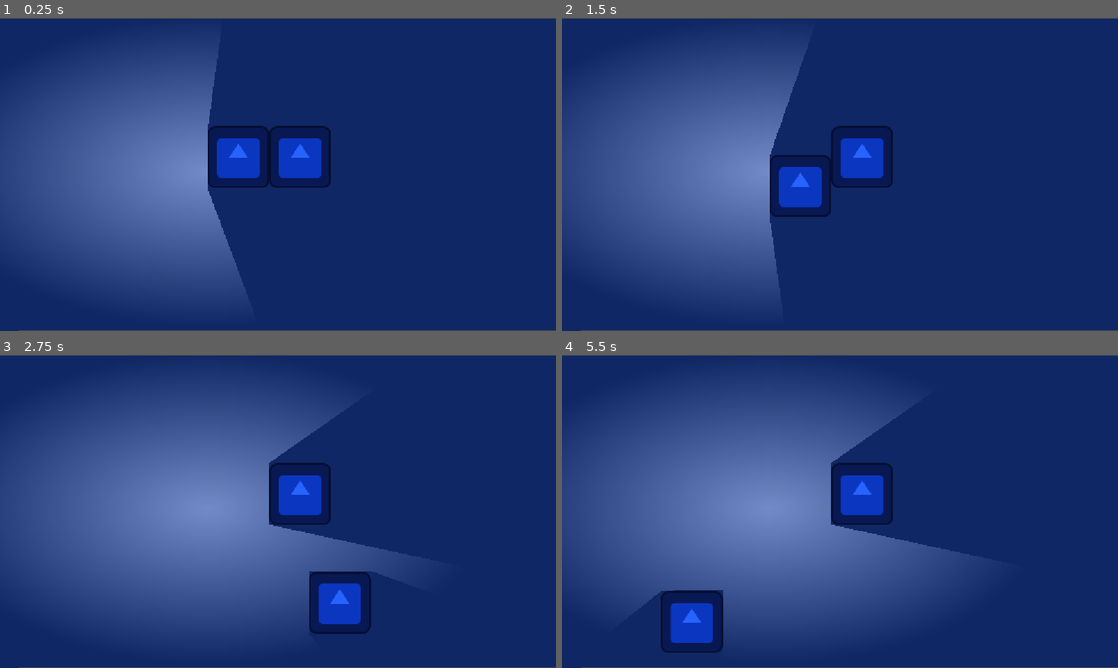
Above: before the commit, frames 1-4 (two rows, left to right).
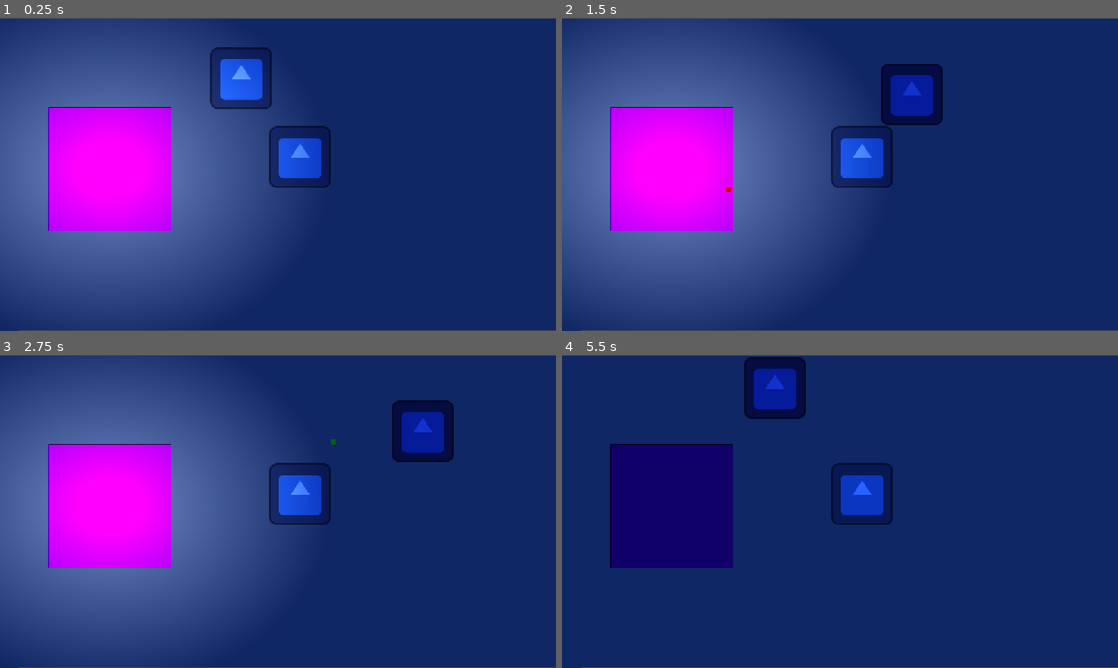
Above: after the commit, the same moments.

Repository: JanuF/Project_JL
Game: Godot game, scene res://Main.tscn
Same seed, same stepped clock (60 frames per second), same inputs: the game is played once before the commit and once after it. The engine's default icon, where the game draws it, is replaced by a stand-in: a white triangle on a blue panel in a dark square.
Inputs (mouse positions are in pixels of both pictures, inside the frame that each line leads up to):
- Up to frame 1 (0.25 s): no input
- Up to frame 2 (1.5 s): tap Enter at 0.5 s; move the mouse to (962, 158) at 0.52 s; hold D (right) 0.53-1.28 s; right-click (962, 158) at 0.6 s; click (962, 158) at 0.8 s; move the mouse to (728, 190) at 1.27 s; hold S (down) from 1.28 s (still down); click (728, 190) at 1.35 s
- Up to frame 3 (2.75 s): right-click (166, 527) at 1.55 s; move the mouse to (333, 442) at 2.02 s; release S (down) at 2.03 s; hold D (right) from 2.03 s (still down); right-click (333, 442) at 2.1 s; click (333, 442) at 2.3 s
- Up to frame 4 (5.5 s): move the mouse to (812, 574) at 2.77 s; release D (right) at 2.78 s; hold W (up) 2.78-3.53 s; click (812, 574) at 2.85 s; right-click (812, 574) at 3.05 s; move the mouse to (1006, 558) at 3.52 s; hold A (left) 3.53-5.03 s; right-click (1006, 558) at 3.6 s; click (1006, 558) at 3.8 s; move the mouse to (673, 464) at 4.27 s; click (673, 464) at 4.35 s; right-click (673, 464) at 4.55 s; move the mouse to (867, 511) at 5.02 s; hold S (down) from 5.03 s (still down); right-click (867, 511) at 5.1 s; click (867, 511) at 5.3 s

The runs differ from the first frame. In frame 1, 23% of the frame differs, in the area x 0-56%, y 5-87%; in frame 2, 24%; in frame 3, 30%; in frame 4, 38%, in the area x 0-73%, y 0-96%.

Commit message:
Added shooting lights, added light objects #13

Diff:
--- /dev/null
+++ b/kurayami/Light.tscn
@@ -0,0 +1,34 @@
+[gd_scene format=3 uid="uid://c0mtk5vrsmtsl"]
+
+[ext_resource type="Script" uid="uid://byexaj0qpot40" path="res://scripts/light.gd" id="1_v1p71"]
+
+[sub_resource type="NoiseTexture2D" id="NoiseTexture2D_qrgxw"]
+
+[sub_resource type="Gradient" id="Gradient_mla15"]
+colors = PackedColorArray(1, 1, 1, 1, 0, 0, 0, 1)
+
+[sub_resource type="GradientTexture2D" id="GradientTexture2D_lw856"]
+gradient = SubResource("Gradient_mla15")
+fill = 1
+fill_from = Vector2(0.5, 0.5)
+fill_to = Vector2(0.5, 0)
+
+[sub_resource type="RectangleShape2D" id="RectangleShape2D_q2e6p"]
+size = Vector2(511, 509)
+
+[node name="Light" type="Node2D" unique_id=1749419172]
+scale = Vector2(0.5, 0.5)
+script = ExtResource("1_v1p71")
+
+[node name="Sprite2D" type="Sprite2D" parent="." unique_id=1243207954]
+texture = SubResource("NoiseTexture2D_qrgxw")
+
+[node name="PointLight2D" type="PointLight2D" parent="." unique_id=983901837]
+scale = Vector2(29.159985, 23.880003)
+texture = SubResource("GradientTexture2D_lw856")
+
+[node name="StaticBody2D" type="StaticBody2D" parent="." unique_id=1380609017]
+
+[node name="CollisionShape2D" type="CollisionShape2D" parent="StaticBody2D" unique_id=776033605]
+position = Vector2(1.5, 1.5)
+shape = SubResource("RectangleShape2D_q2e6p")
--- a/kurayami/Main.tscn
+++ b/kurayami/Main.tscn
@@ -2,16 +2,7 @@
 
 [ext_resource type="Texture2D" uid="uid://dn7rxehp8wtgm" path="res://icon.svg" id="1_glv2v"]
 [ext_resource type="PackedScene" uid="uid://ppx3icbnsgrr" path="res://Player.tscn" id="1_uu6xs"]
-
-[sub_resource type="Gradient" id="Gradient_glv2v"]
-offsets = PackedFloat32Array(0, 0.99698794)
-colors = PackedColorArray(1, 1, 1, 1, 0, 0, 0, 1)
-
-[sub_resource type="GradientTexture2D" id="GradientTexture2D_uu6xs"]
-gradient = SubResource("Gradient_glv2v")
-fill = 1
-fill_from = Vector2(0.51086956, 0.49565217)
-fill_to = Vector2(0, 0.49130434)
+[ext_resource type="PackedScene" uid="uid://c0mtk5vrsmtsl" path="res://Light.tscn" id="2_r0du0"]
 
 [sub_resource type="RectangleShape2D" id="RectangleShape2D_qrgxw"]
 size = Vector2(128, 129.5)
@@ -28,15 +19,17 @@
 color = Color(0.39308554, 0.3930855, 0.39308548, 1)
 polygon = PackedVector2Array(-1, 2, 1, 647, 1152, 646, 1154, 2)
 
-[node name="PointLight2D" type="PointLight2D" parent="." unique_id=359630163]
-position = Vector2(418, 321)
-scale = Vector2(17.968748, 10.015625)
-shadow_enabled = true
-texture = SubResource("GradientTexture2D_uu6xs")
+[node name="Light" parent="." unique_id=1749419172 instance=ExtResource("2_r0du0")]
+position = Vector2(227, 313)
 
 [node name="Player" parent="." unique_id=1525202441 node_paths=PackedStringArray("light") instance=ExtResource("1_uu6xs")]
-position = Vector2(622, 288)
-light = NodePath("../PointLight2D")
+position = Vector2(500, 125)
+speed = 300.0
+light = NodePath("../Light")
+light_radius = 500.0
+darkness_threshold = 0.3
+gun_range = 1000.0
+teleport_distance = 300.0
 
 [node name="StaticBody2D" type="StaticBody2D" parent="." unique_id=1296993994]
 position = Vector2(622, 288)
--- a/kurayami/Player.tscn
+++ b/kurayami/Player.tscn
@@ -11,6 +11,11 @@
 
 [node name="Player" type="CharacterBody2D" unique_id=1525202441]
 script = ExtResource("1_kpjcp")
+speed = null
+light_radius = null
+darkness_threshold = null
+gun_range = null
+teleport_distance = null
 
 [node name="Sprite2D" type="Sprite2D" parent="." unique_id=1476027784]
 texture = ExtResource("1_xhfnw")
@@ -20,3 +25,6 @@
 
 [node name="LightOccluder2D" type="LightOccluder2D" parent="." unique_id=1424932557]
 occluder = SubResource("OccluderPolygon2D_qrgxw")
+
+[node name="TeleportIndicator" type="Polygon2D" parent="." unique_id=1732400523]
+polygon = PackedVector2Array(-5, -6.5, -5, 5.5, 5, 5.5, 6, -6.5)
--- a/kurayami/project.godot
+++ b/kurayami/project.godot
@@ -47,6 +47,11 @@
 "events": [Object(InputEventMouseButton,"resource_local_to_scene":false,"resource_name":"","device":-1,"window_id":0,"a …(253 unchanged characters)…
 ]
 }
+shoot={
+"deadzone": 0.2,
+"events": [Object(InputEventMouseButton,"resource_local_to_scene":false,"resource_name":"","device":-1,"window_id":0,"alt_pressed":false,"shift_pressed":false,"ctrl_pressed":false,"meta_pressed":false,"button_mask":0,"position":Vector2(0, 0),"global_position":Vector2(0, 0),"factor":1.0,"button_index":1,"canceled":false,"pressed":false,"double_click":false,"script":null)
+]
+}
 
 [physics]
 
--- /dev/null
+++ b/kurayami/scripts/light.gd
@@ -0,0 +1,13 @@
+class_name GameLight
+extends Node2D
+
+var is_on: bool = true
+@onready var hitbox: StaticBody2D = $StaticBody2D
+
+func shot() -> void:
+	print("LIGHT SHOT")
+	is_on = false
+	print("is_on: ", is_on)
+
+	$PointLight2D.enabled = false
+	$Sprite2D.modulate = Color.DIM_GRAY
--- a/kurayami/scripts/player.gd
+++ b/kurayami/scripts/player.gd
@@ -2,9 +2,10 @@
 
 @export var speed: float = 300.0
 
-@export var light: PointLight2D
+@export var light: GameLight
 @export var light_radius: float = 500.0
 @export var darkness_threshold: float = 0.3
+@export var gun_range: float = 1000.0
 
 var is_in_darkness: bool = false
 
@@ -15,17 +16,44 @@
 	velocity = direction * speed
 	move_and_slide()
 
+	if Input.is_action_just_pressed("shoot"):
+		shoot()
+
 	calculate_brightness()
+	update_teleport_indicator()
 
-
-func calculate_brightness() -> void:
 	if Input.is_action_just_pressed("teleport"):
 		teleport()
 
-	var distance := global_position.distance_to(light.global_position)
+
+func get_brightness_at(target_position: Vector2) -> float:
+	if not light.is_on:
+		return 0.0
+
+	var distance := target_position.distance_to(light.global_position)
 
 	var brightness := 1.0 - (distance / light_radius)
 	brightness = clamp(brightness, 0.0, 1.0)
+
+	var space_state := get_world_2d().direct_space_state
+
+	var query := PhysicsRayQueryParameters2D.create(
+		target_position,
+		light.global_position
+	)
+
+	query.exclude = [self, light.hitbox]
+
+	var result := space_state.intersect_ray(query)
+
+	if result:
+		print("LIGHT RAY HIT: ", result.collider)
+		brightness = 0.0
+
+	return brightness
+
+func calculate_brightness() -> void:
+	var brightness := get_brightness_at(global_position)
 
 	is_in_darkness = brightness <= darkness_threshold
 
@@ -34,12 +62,47 @@
 	else:
 		$Sprite2D.modulate = Color.WHITE
 
-	# Check if something is blocking the light
+	print(brightness)
+
+func teleport() -> void:
+	var target := get_global_mouse_position()
+
+	if can_teleport_to(target):
+		global_position = target
+
+func can_teleport_to(target: Vector2) -> bool:
+	if not is_in_darkness:
+		return false
+
+	if global_position.distance_to(target) > teleport_distance:
+		return false
+
+	var target_brightness := get_brightness_at(target)
+
+	if target_brightness > darkness_threshold:
+		return false
+
+	return true
+
+func update_teleport_indicator() -> void:
+	var target := get_global_mouse_position()
+
+	$TeleportIndicator.global_position = target
+
+	if can_teleport_to(target):
+		$TeleportIndicator.modulate = Color.GREEN
+	else:
+		$TeleportIndicator.modulate = Color.RED
+
+func shoot() -> void:
+	var direction := global_position.direction_to(get_global_mouse_position())
+	var end_position := global_position + direction * gun_range
+
 	var space_state := get_world_2d().direct_space_state
 
 	var query := PhysicsRayQueryParameters2D.create(
 		global_position,
-		light.global_position
+		end_position
 	)
 
 	query.exclude = [self]
@@ -47,16 +110,7 @@
 	var result := space_state.intersect_ray(query)
 
 	if result:
-		brightness = 0.0
+		var collider = result.collider
 
-	print(brightness)
-
-func teleport() -> void:
-	if not is_in_darkness:
-		return
-
-	var target := get_global_mouse_position()
-	var distance := global_position.distance_to(target)
-
-	if distance <= teleport_distance:
-		global_position = target
+		if collider.get_parent().has_method("shot"):
+			collider.get_parent().shot()
Not shown, added: kurayami/scripts/light.gd.uid
